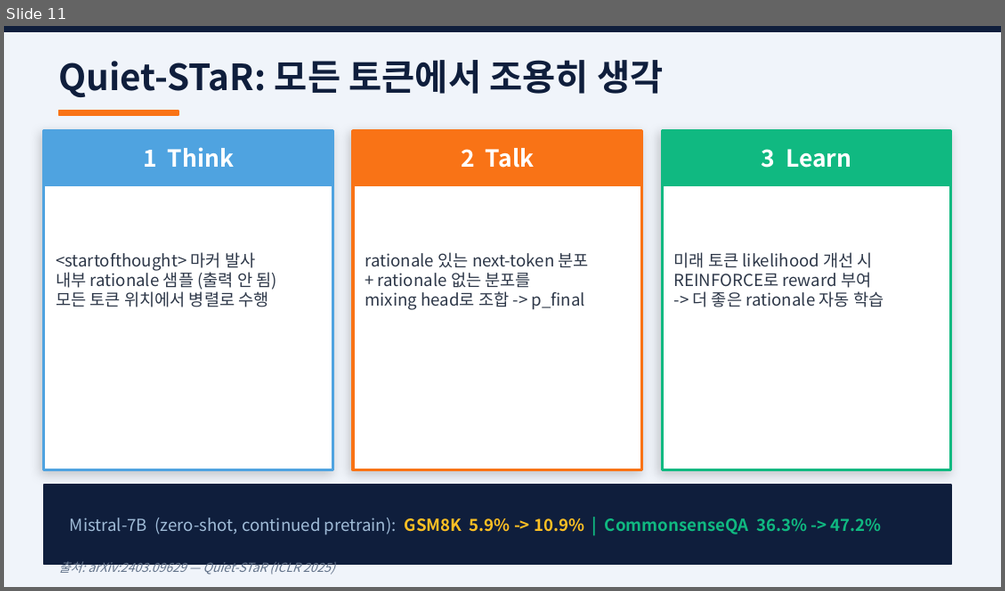
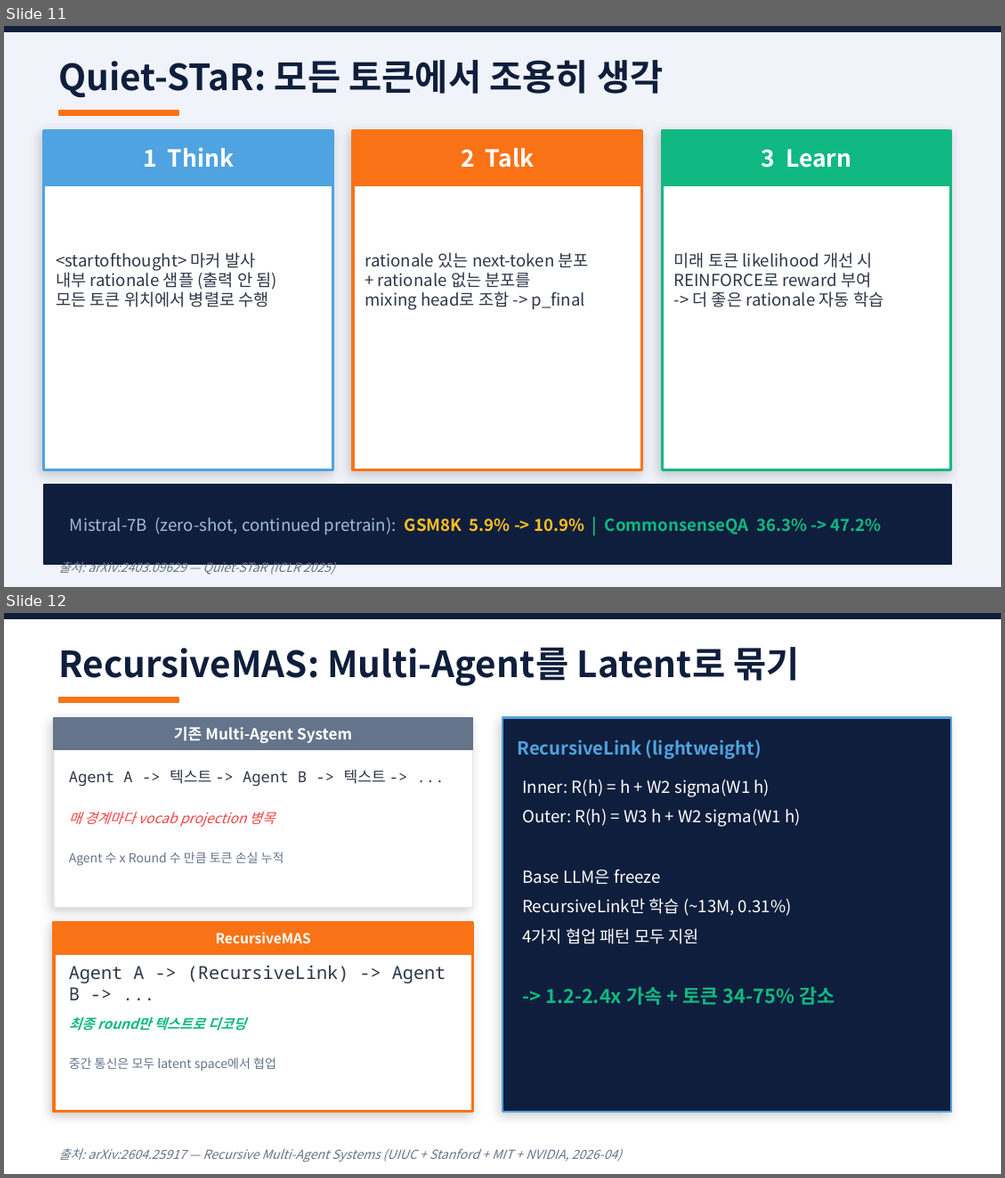
Before and after one commit to you-genie/auto_research, a slide deck: 2026-05-08-latent-reasoning/latent-reasoning-presentation.pptx. Shown one above the other, each under a label of ours: slide 11 before the commit, slides 11 and 12 after it. The pictures are 1005x591 and 1005x1178 pixels, drawn with LibreOffice and Linux fonts; fonts in the diff are those of the drawing. Boxes give left, top, right and bottom in pixels: in the first picture for what was removed or moved away, otherwise in the second. Text is boxed around its words. In the diff, an @@ line names an element or a change of style, - is before the commit and + after.

```diff
--- a/2026-05-08-latent-reasoning/latent-reasoning-presentation.pptx
+++ b/2026-05-08-latent-reasoning/latent-reasoning-presentation.pptx
@@ slide 12 added at [4, 613, 1001, 1174], background #FFFFFF @@
@@ rectangle added at [4, 613, 1001, 619], fill #0F1E3C, outline #0F1E3C 1 pt @@
@@ text added at [59, 647, 799, 686], 26 pt, text #0F1E3C, bold @@
+RecursiveMAS: Multi-Agent를 Latent로 묶기
@@ rectangle added at [54, 718, 472, 907], fill #FFFFFF, outline #E2E8F0 1 pt @@
@@ rectangle added at [54, 718, 472, 749], fill #64748B, outline #64748B 1 pt @@
@@ rectangle added at [59, 698, 178, 702], fill #F97316, outline #F97316 1 pt @@
@@ rectangle added at [502, 718, 951, 1111], fill #0F1E3C, outline #4FA3E0 1.5 pt @@
@@ text added at [174, 726, 352, 743], 11 pt, text #FFFFFF, bold @@
+기존 Multi-Agent System
@@ text added at [518, 739, 761, 759], 13 pt, text #4FA3E0, bold @@
+RecursiveLink (lightweight)
@@ text added at [69, 770, 386, 786], 11 pt, text #2D3748 @@
+Agent A -> 텍스트 -> Agent B -> 텍스트 -> ...
@@ text added at [522, 779, 770, 797], 12 pt, text #FFFFFF @@
+Inner: R(h) = h + W2 sigma(W1 h)
@@ text added at [69, 811, 275, 827], 10 pt, text #EF4444, italic @@
+매 경계마다 vocab projection 병목
@@ text added at [522, 809, 801, 827], 12 pt, text #FFFFFF @@
+Outer: R(h) = W3 h + W2 sigma(W1 h)
@@ text added at [69, 852, 284, 866], 9 pt, text #64748B @@
+Agent 수 x Round 수 만큼 토큰 손실 누적
@@ text added at [522, 869, 661, 884], 12 pt, text #FFFFFF @@
+Base LLM은 freeze
@@ text added at [522, 898, 792, 916], 12 pt, text #FFFFFF @@
+RecursiveLink만 학습 (~13M, 0.31%)
@@ rectangle added at [54, 922, 472, 1111], fill #FFFFFF, outline #F97316 2 pt @@
@@ rectangle added at [54, 922, 472, 954], fill #F97316, outline #F97316 1 pt @@
@@ text added at [216, 932, 311, 943], 10 pt, text #FFFFFF, bold @@
+RecursiveMAS
@@ text added at [522, 928, 699, 944], 12 pt, text #FFFFFF @@
+4가지 협업 패턴 모두 지원
@@ text added at [69, 965, 446, 1000], 13 pt, text #2D3748 @@
+Agent A -> (RecursiveLink) -> Agent B -> ...
@@ text added at [545, 987, 834, 1005], 14 pt, text #10B981, bold @@
+-> 1.2-2.4x 가속 + 토큰 34-75% 감소
@@ text added at [69, 1017, 246, 1030], 10 pt, text #10B981, bold, italic @@
+최종 round만 텍스트로 디코딩
@@ text added at [69, 1057, 276, 1070], 9 pt, text #64748B @@
+중간 통신은 모두 latent space에서 협업
@@ text added at [59, 1148, 622, 1162], 9 pt, text #64748B, italic @@
+출처: arXiv:2604.25917 — Recursive Multi-Agent Systems (UIUC + Stanford + MIT + NVIDIA, 2026-04)
```
Also in this commit, not shown: 3 slides changed, 1 other slide added, 3 other files.
